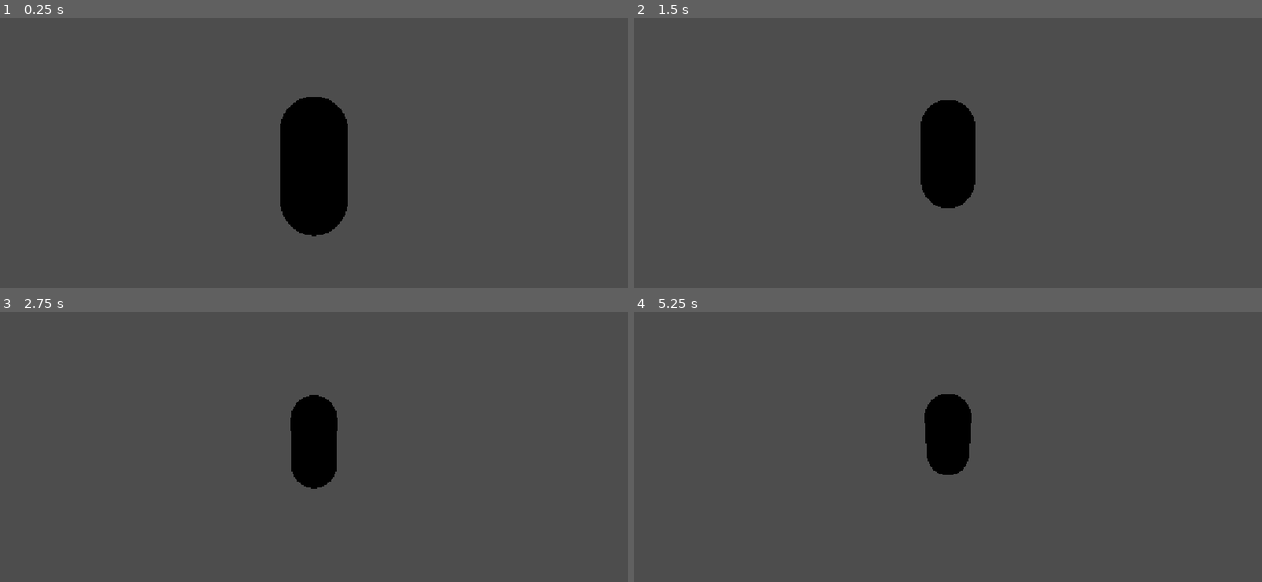
Above: before the commit, frames 1-4 (two rows, left to right).
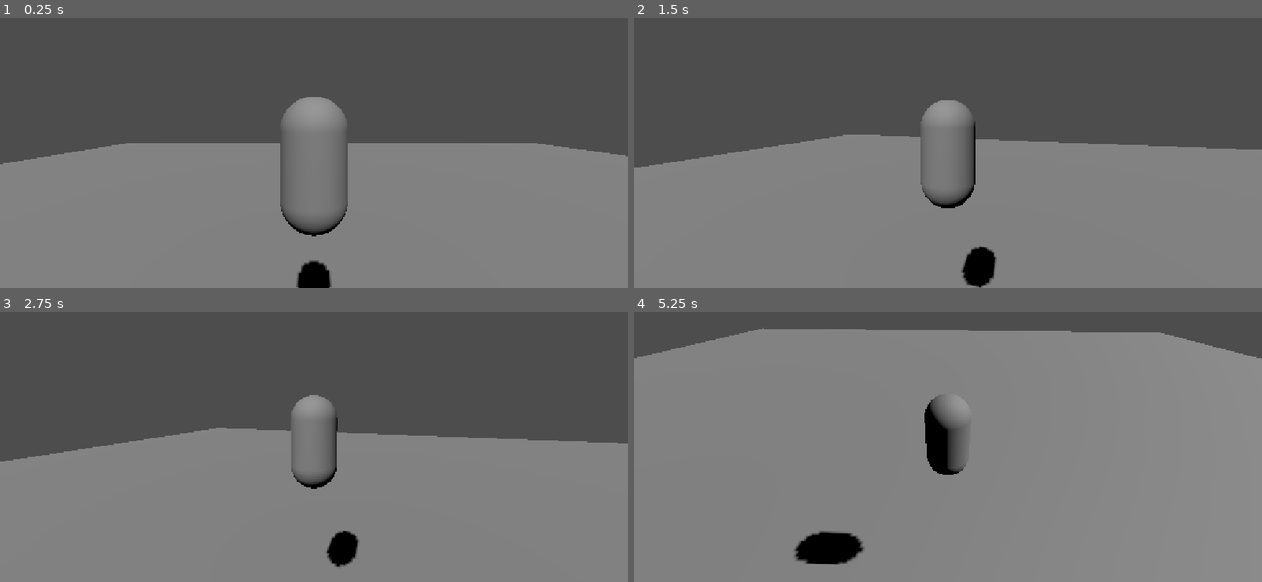
Above: after the commit, the same moments.

Repository: DropletU/CGAP
Game: Godot game, scene res://Scenes/main.tscn
The game is run twice, just before and just after one commit, with the same random seed, the same clock (stepped at 60 frames per second) and the same inputs.
Inputs (mouse positions are in pixels of both pictures, inside the frame that each line leads up to):
- Up to frame 1 (0.25 s): no input
- Up to frame 2 (1.5 s): move the mouse to (979, 109) at 0.52 s; hold Shift (sprint) 0.53-1.28 s; hold W (forward) from 0.53 s (still down); tap Space (jump) at 0.77 s; tap Enter at 1.25 s; move the mouse to (916, 112) at 1.27 s; tap Tab (toggle_mouse_capture) at 1.35 s
- Up to frame 3 (2.75 s): tap Space (jump) at 1.52, 2 s; move the mouse to (376, 328) at 2.02 s; release W (forward) at 2.03 s; hold D (right) from 2.03 s (still down); hold Mouse wheel down (wheel_down) from 2.03 s (still down)
- Up to frame 4 (5.25 s): move the mouse to (916, 476) at 2.77 s; release D (right) at 2.78 s; release Mouse wheel down (wheel_down) at 2.78 s; hold W (forward) 2.78-3.53 s; tap Mouse wheel up (wheel_up) at 2.85 s; tap Space (jump) at 3.02, 3.77, 4.52, 5 s; move the mouse to (1136, 457) at 3.52 s; hold Shift (sprint) 3.53-4.28 s; hold A (left) 3.53-5.03 s; tap Enter at 4.25 s; move the mouse to (759, 352) at 4.27 s; tap Tab (toggle_mouse_capture) at 4.35 s; move the mouse to (954, 406) at 5.02 s; hold W (forward) from 5.03 s (still down); hold Mouse wheel down (wheel_down) from 5.03 s (still down)

The runs differ from the first frame. In frame 1, 54% of the frame differs, in the area x 0-100%, y 29-100%; in frame 2, 54%; in frame 3, 54%; in frame 4, 90%, in the area x 0-100%, y 5-100%.
Error in both runs: Trying to assign value of type 'Node' to a variable of type 'player_state.gd'. (res://Scripts/player.gd:8)

Commit message:
TempMain: Add floor and lighting
Temporary floor and sun-like lighting was added

Diff:
--- a/Scenes/main.tscn
+++ b/Scenes/main.tscn
@@ -3,15 +3,25 @@
 [ext_resource type="PackedScene" uid="uid://bprl617wmocqg" path="res://Scenes/player.tscn" id="1_jjgbg"]
 
 [sub_resource type="BoxShape3D" id="BoxShape3D_bhunq"]
-size = Vector3(44.25305, 1, 50.34955)
+size = Vector3(100, 0, 100)
+
+[sub_resource type="PlaneMesh" id="PlaneMesh_qr0ht"]
+size = Vector2(100, 100)
 
 [node name="Main" type="Node3D" unique_id=1759228313]
 
 [node name="StaticBody3D" type="StaticBody3D" parent="." unique_id=1304177943]
 
 [node name="CollisionShape3D" type="CollisionShape3D" parent="StaticBody3D" unique_id=1684880801]
-transform = Transform3D(1, 0, 0, 0, 1, 0, 0, 0, 1, 1.7957153, 0, -8.238373)
 shape = SubResource("BoxShape3D_bhunq")
+debug_color = Color(0, 0.6, 0.69803923, 1)
+
+[node name="MeshInstance3D" type="MeshInstance3D" parent="StaticBody3D" unique_id=372001174]
+mesh = SubResource("PlaneMesh_qr0ht")
 
 [node name="Player" parent="." unique_id=691066388 instance=ExtResource("1_jjgbg")]
 transform = Transform3D(1, 0, 0, 0, 1, 0, 0, 0, 1, -4.2297573, 5.6675563, 1.9769254)
+
+[node name="DirectionalLight3D" type="DirectionalLight3D" parent="." unique_id=1053325858]
+transform = Transform3D(1, 0, 0, 0, 0.65513694, 0.75551015, 0, -0.75551015, 0.65513694, 0, 0, 0)
+shadow_enabled = true
